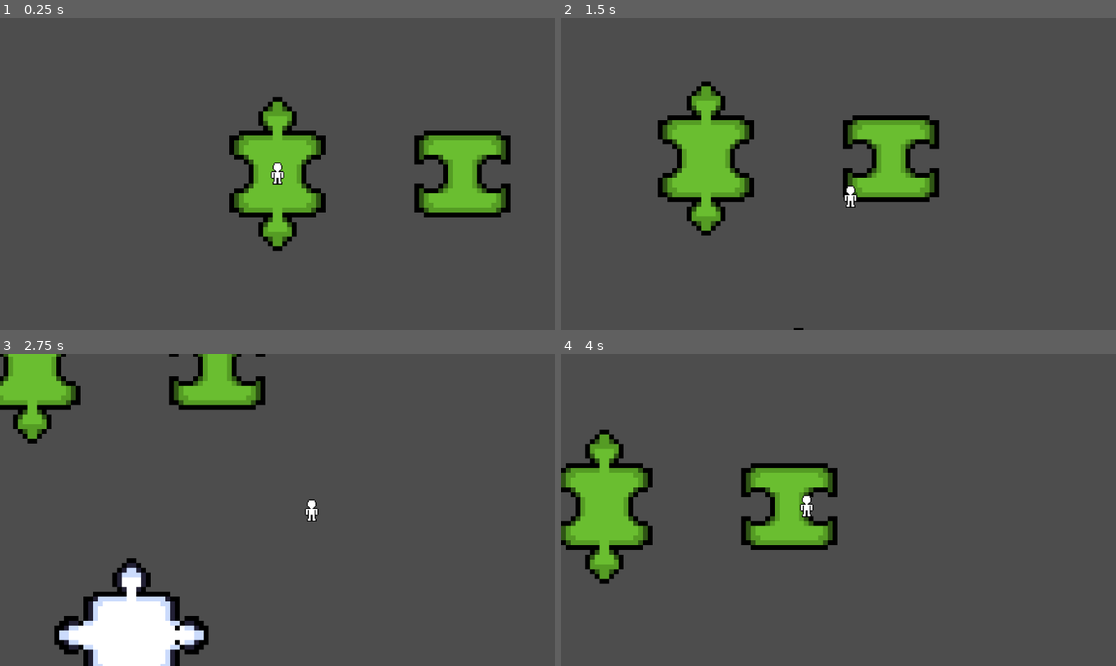
Above: before the commit, frames 1-4 (two rows, left to right).
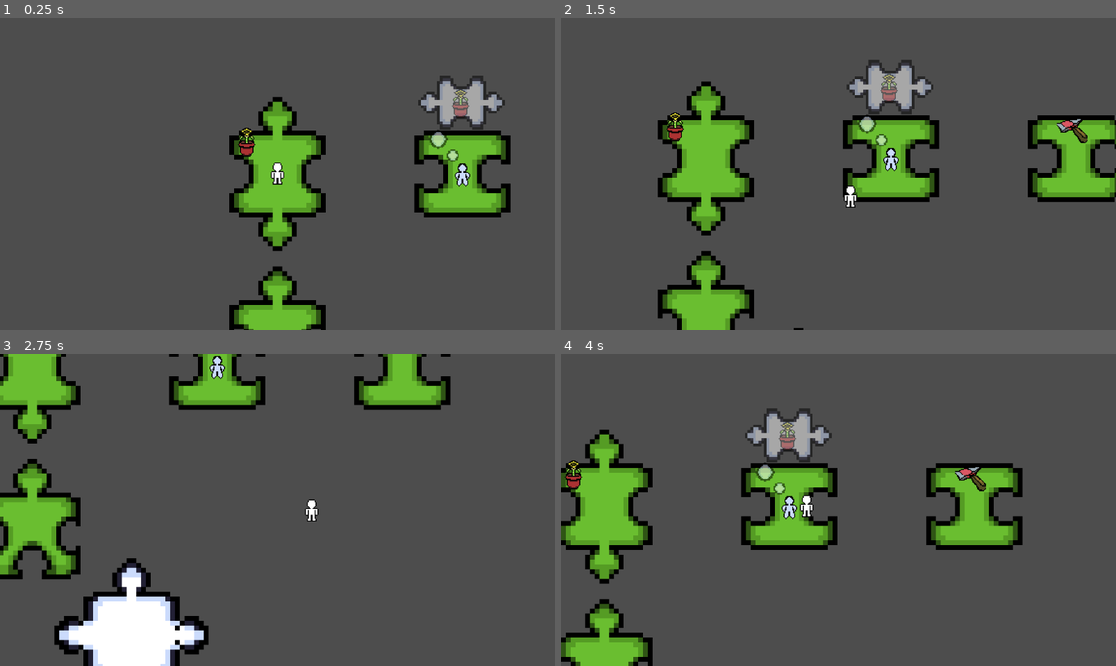
Above: after the commit, the same moments.

Repository: TomasMirandaEros/Juego-Jam
Game: Godot game, scene res://Nivel.tscn
Two runs of this game, one before a commit and one after it. Both use one fixed random seed, a clock stepped at 60 frames per second and the inputs below.
Inputs (mouse positions are in pixels of both pictures, inside the frame that each line leads up to):
- Up to frame 1 (0.25 s): no input
- Up to frame 2 (1.5 s): tap Enter at 0.5 s; move the mouse to (960, 158) at 0.52 s; hold Right (ui_right) 0.53-1.28 s; click (960, 158) at 0.6 s; move the mouse to (727, 189) at 1.27 s; hold Down (ui_down) from 1.28 s (still down); click (727, 189) at 1.35 s
- Up to frame 3 (2.75 s): move the mouse to (227, 656) at 2.02 s; release Down (ui_down) at 2.03 s; hold Right (ui_right) from 2.03 s (still down); click (227, 656) at 2.1 s
- Up to frame 4 (4 s): move the mouse to (810, 572) at 2.77 s; release Right (ui_right) at 2.78 s; hold Up (ui_up) 2.78-3.53 s; click (810, 572) at 2.85 s; move the mouse to (1005, 556) at 3.52 s; hold Left (ui_left) from 3.53 s (still down); click (1005, 556) at 3.6 s

The runs differ from the first frame. In frame 1, 4.2% of the frame differs, in the area x 41-91%, y 18-100%; in frame 2, 8.3%, in the area x 17-100%, y 13-100%; in frame 3, 6.3%; in frame 4, 8.2%.

Commit message:
0.10
el script objetos no sirve

Diff:
--- /dev/null
+++ b/Escenas/Pensamientos/PensamientoPieza_3_Bx2.tscn
@@ -0,0 +1,60 @@
+[gd_scene load_steps=5 format=3 uid="uid://dt2t5rf5s1c4a"]
+
+[ext_resource type="Texture2D" uid="uid://bfrnbqbvl2sml" path="res://sprites fichas/ficha 3_B.png" id="1_mepiu"]
+[ext_resource type="Texture2D" uid="uid://c0dbn6irdbw0p" path="res://sprites fichas/Circulo-1.png" id="2_xfbo0"]
+[ext_resource type="Texture2D" uid="uid://cctorr66rhl51" path="res://sprites fichas/Circulo-2.png" id="3_jb17q"]
+[ext_resource type="Texture2D" uid="uid://cnywbk3n265i7" path="res://sprites fichas/Hacha.png" id="4_y8ctc"]
+
+[node name="Control" type="Control"]
+texture_filter = 1
+layout_mode = 3
+anchors_preset = 15
+anchor_right = 1.0
+anchor_bottom = 1.0
+grow_horizontal = 2
+grow_vertical = 2
+
+[node name="TextureRect" type="TextureRect" parent="."]
+modulate = Color(1, 1, 1, 0.505882)
+layout_mode = 0
+offset_left = 109.0
+offset_top = -19.0
+offset_right = 199.0
+offset_bottom = 71.0
+rotation = 1.5708
+texture = ExtResource("1_mepiu")
+
+[node name="TextureRect2" type="TextureRect" parent="TextureRect"]
+layout_mode = 0
+offset_left = 63.0
+offset_top = 49.0
+offset_right = 103.0
+offset_bottom = 89.0
+texture = ExtResource("2_xfbo0")
+
+[node name="TextureRect3" type="TextureRect" parent="TextureRect/TextureRect2"]
+layout_mode = 0
+offset_left = 17.0
+offset_top = -15.0
+offset_right = 57.0
+offset_bottom = 25.0
+texture = ExtResource("3_jb17q")
+
+[node name="TextureRect" type="TextureRect" parent="TextureRect"]
+layout_mode = 0
+offset_left = 25.0002
+offset_top = 61.9999
+offset_right = 57.0002
+offset_bottom = 93.9999
+rotation = -1.5708
+texture = ExtResource("4_y8ctc")
+
+[node name="TextureRect3" type="TextureRect" parent="TextureRect"]
+modulate = Color(1, 1, 1, 0.14902)
+layout_mode = 0
+offset_left = 88.0
+offset_top = 9.99968
+offset_right = 178.0
+offset_bottom = 99.9997
+rotation = 1.5708
+texture = ExtResource("1_mepiu")
--- /dev/null
+++ b/Escenas/Pensamientos/PensamientoPieza_4_B.tscn
@@ -0,0 +1,50 @@
+[gd_scene load_steps=5 format=3 uid="uid://cioord65rjsxx"]
+
+[ext_resource type="Texture2D" uid="uid://dpwe70ga0cm2h" path="res://sprites fichas/ficha 4_B.png" id="1_18alh"]
+[ext_resource type="Texture2D" uid="uid://c0dbn6irdbw0p" path="res://sprites fichas/Circulo-1.png" id="2_jcd7d"]
+[ext_resource type="Texture2D" uid="uid://cctorr66rhl51" path="res://sprites fichas/Circulo-2.png" id="3_bg2ch"]
+[ext_resource type="Texture2D" uid="uid://ms6akocdm4fs" path="res://sprites fichas/Regadera.png" id="4_gpxq1"]
+
+[node name="Control" type="Control"]
+texture_filter = 1
+layout_mode = 3
+anchors_preset = 15
+anchor_right = 1.0
+anchor_bottom = 1.0
+grow_horizontal = 2
+grow_vertical = 2
+
+[node name="TextureRect" type="TextureRect" parent="."]
+modulate = Color(1, 1, 1, 0.505882)
+layout_mode = 0
+offset_left = 109.0
+offset_top = -19.0
+offset_right = 199.0
+offset_bottom = 71.0
+rotation = 1.5708
+texture = ExtResource("1_18alh")
+
+[node name="TextureRect2" type="TextureRect" parent="TextureRect"]
+layout_mode = 0
+offset_left = 63.0
+offset_top = 49.0
+offset_right = 103.0
+offset_bottom = 89.0
+texture = ExtResource("2_jcd7d")
+
+[node name="TextureRect3" type="TextureRect" parent="TextureRect/TextureRect2"]
+layout_mode = 0
+offset_left = 17.0
+offset_top = -15.0
+offset_right = 57.0
+offset_bottom = 25.0
+texture = ExtResource("3_bg2ch")
+
+[node name="TextureRect" type="TextureRect" parent="TextureRect"]
+layout_mode = 0
+offset_left = 31.0
+offset_top = 62.0
+offset_right = 63.0
+offset_bottom = 94.0
+rotation = -1.5708
+texture = ExtResource("4_gpxq1")
--- /dev/null
+++ b/Escenas/Piezas/Verdes/Pieza5 verde.tscn
@@ -0,0 +1,9 @@
+[gd_scene load_steps=2 format=3 uid="uid://dp5q2ww6m5dmk"]
+
+[ext_resource type="Texture2D" uid="uid://fbn0toktwjpk" path="res://sprites fichas/pieza 5.png" id="1_bhi1b"]
+
+[node name="Node2D" type="Node2D"]
+
+[node name="Sprite2D" type="Sprite2D" parent="."]
+scale = Vector2(5, 5)
+texture = ExtResource("1_bhi1b")
--- /dev/null
+++ b/Escenas/elementosEspecificos/Flor.tscn
@@ -0,0 +1,21 @@
+[gd_scene load_steps=4 format=3 uid="uid://srx1ryls370l"]
+
+[ext_resource type="Script" path="res://Scripts/Objetos.gd" id="1_1h3oh"]
+[ext_resource type="Texture2D" uid="uid://boltgjlkyuccr" path="res://sprites fichas/Flor.png" id="1_x3hmp"]
+
+[sub_resource type="CapsuleShape2D" id="CapsuleShape2D_fvreb"]
+radius = 9.0
+height = 21.875
+
+[node name="Flor" type="Node2D" groups=["Flor"]]
+script = ExtResource("1_1h3oh")
+
+[node name="Node2D" type="Area2D" parent="."]
+
+[node name="CollisionShape2D" type="CollisionShape2D" parent="Node2D" groups=["Flor"]]
+position = Vector2(0, 4)
+scale = Vector2(1, 0.64)
+shape = SubResource("CapsuleShape2D_fvreb")
+
+[node name="Sprite2D" type="Sprite2D" parent="." groups=["Flor"]]
+texture = ExtResource("1_x3hmp")
--- /dev/null
+++ b/Escenas/elementosEspecificos/Regadera.tscn
@@ -0,0 +1,22 @@
+[gd_scene load_steps=4 format=3 uid="uid://btdx5yflq1m5w"]
+
+[ext_resource type="Script" path="res://Scripts/Objetos.gd" id="1_4rifk"]
+[ext_resource type="Texture2D" uid="uid://ms6akocdm4fs" path="res://sprites fichas/Regadera.png" id="2_q3oaf"]
+
+[sub_resource type="CapsuleShape2D" id="CapsuleShape2D_fvreb"]
+radius = 9.0
+height = 21.875
+
+[node name="Flor" type="Node2D" groups=["Flor"]]
+script = ExtResource("1_4rifk")
+
+[node name="Node2D" type="Area2D" parent="."]
+
+[node name="CollisionShape2D" type="CollisionShape2D" parent="Node2D" groups=["Flor"]]
+position = Vector2(0, 4)
+scale = Vector2(1, 0.64)
+shape = SubResource("CapsuleShape2D_fvreb")
+
+[node name="Sprite2D" type="Sprite2D" parent="." groups=["Flor"]]
+position = Vector2(-7, 0)
+texture = ExtResource("2_q3oaf")
--- /dev/null
+++ b/Escenas/elementosEspecificos/hacha.tscn
@@ -0,0 +1,22 @@
+[gd_scene load_steps=4 format=3 uid="uid://3jtr8c15ngp7"]
+
+[ext_resource type="Script" path="res://Scripts/Objetos.gd" id="1_q48oj"]
+[ext_resource type="Texture2D" uid="uid://cnywbk3n265i7" path="res://sprites fichas/Hacha.png" id="2_om4cc"]
+
+[sub_resource type="CapsuleShape2D" id="CapsuleShape2D_fvreb"]
+radius = 9.0
+height = 21.875
+
+[node name="Flor" type="Node2D" groups=["Flor"]]
+script = ExtResource("1_q48oj")
+
+[node name="Node2D" type="Area2D" parent="."]
+
+[node name="CollisionShape2D" type="CollisionShape2D" parent="Node2D" groups=["Flor"]]
+position = Vector2(0, 4)
+scale = Vector2(1, 0.64)
+shape = SubResource("CapsuleShape2D_fvreb")
+
+[node name="Sprite2D" type="Sprite2D" parent="." groups=["Flor"]]
+position = Vector2(-4, 0)
+texture = ExtResource("2_om4cc")
--- a/Escenas/npc.tscn
+++ b/Escenas/npc.tscn
@@ -1,15 +1,26 @@
-[gd_scene load_steps=3 format=3 uid="uid://d3es4arler8yv"]
+[gd_scene load_steps=5 format=3 uid="uid://d3es4arler8yv"]
 
 [ext_resource type="Texture2D" uid="uid://fjuijexbtcil" path="res://sprites fichas/PJ-2.png" id="1_2je2m"]
+[ext_resource type="Script" path="res://Scripts/npc.gd" id="1_gysyx"]
 [ext_resource type="PackedScene" uid="uid://dk37evnwulvyx" path="res://Escenas/Pensamientos/PensamientoPieza 1_B .tscn" id="2_q75lo"]
 
+[sub_resource type="CapsuleShape2D" id="CapsuleShape2D_havj2"]
+radius = 5.0
+height = 10.0
+
 [node name="NPC" type="CharacterBody2D"]
+script = ExtResource("1_gysyx")
 
 [node name="Sprite2D" type="Sprite2D" parent="."]
 texture = ExtResource("1_2je2m")
 
-[node name="Control" parent="." instance=ExtResource("2_q75lo")]
+[node name="Control1" parent="." instance=ExtResource("2_q75lo")]
 offset_left = -65.0
 offset_top = -100.0
 offset_right = -65.0
 offset_bottom = -100.0
+metadata/_edit_use_anchors_ = true
+
+[node name="CollisionShape2D" type="CollisionShape2D" parent="."]
+position = Vector2(0, 9)
+shape = SubResource("CapsuleShape2D_havj2")
--- /dev/null
+++ b/Escenas/npc_2.tscn
@@ -0,0 +1,25 @@
+[gd_scene load_steps=5 format=3 uid="uid://bdtj7ga58rrv3"]
+
+[ext_resource type="Script" path="res://Scripts/npc.gd" id="1_hpwyn"]
+[ext_resource type="Texture2D" uid="uid://fjuijexbtcil" path="res://sprites fichas/PJ-2.png" id="2_4g8en"]
+[ext_resource type="PackedScene" uid="uid://dt2t5rf5s1c4a" path="res://Escenas/Pensamientos/PensamientoPieza_3_Bx2.tscn" id="3_2p5l7"]
+
+[sub_resource type="CapsuleShape2D" id="CapsuleShape2D_havj2"]
+radius = 5.0
+height = 10.0
+
+[node name="NPC" type="CharacterBody2D"]
+script = ExtResource("1_hpwyn")
+
+[node name="Sprite2D" type="Sprite2D" parent="."]
+texture = ExtResource("2_4g8en")
+
+[node name="CollisionShape2D" type="CollisionShape2D" parent="."]
+position = Vector2(0, 9)
+shape = SubResource("CapsuleShape2D_havj2")
+
+[node name="Control" parent="." instance=ExtResource("3_2p5l7")]
+offset_left = -71.0
+offset_top = -97.0
+offset_right = -71.0
+offset_bottom = -97.0
--- a/Nivel.tscn
+++ b/Nivel.tscn
@@ -1,9 +1,13 @@
-[gd_scene load_steps=5 format=3 uid="uid://bo4fylwsexak2"]
+[gd_scene load_steps=9 format=3 uid="uid://bo4fylwsexak2"]
 
 [ext_resource type="PackedScene" uid="uid://bwlirblhgesa2" path="res://Escenas/Piezas/Verdes/pieza_verde_1.tscn" id="2_5syik"]
 [ext_resource type="PackedScene" uid="uid://c3x8wjay2v1tm" path="res://Escenas/character_body_2d.tscn" id="2_sr8hk"]
+[ext_resource type="PackedScene" uid="uid://srx1ryls370l" path="res://Escenas/elementosEspecificos/Flor.tscn" id="3_05r5i"]
 [ext_resource type="PackedScene" uid="uid://cknheak3qlgq0" path="res://Escenas/Piezas/Blancas/pieza_blanca.tscn" id="3_lmfi0"]
 [ext_resource type="PackedScene" uid="uid://bcucqtq3okgws" path="res://Escenas/Piezas/Verdes/pieza_verde_2.tscn" id="3_vo40h"]
+[ext_resource type="PackedScene" uid="uid://d3es4arler8yv" path="res://Escenas/npc.tscn" id="6_pwg1v"]
+[ext_resource type="PackedScene" uid="uid://dp5q2ww6m5dmk" path="res://Escenas/Piezas/Verdes/Pieza5 verde.tscn" id="7_tlkc6"]
+[ext_resource type="PackedScene" uid="uid://3jtr8c15ngp7" path="res://Escenas/elementosEspecificos/hacha.tscn" id="8_h4mco"]
 
 [node name="Ecenario" type="Node2D"]
 
@@ -18,10 +22,28 @@
 collision_mask = 2
 
 [node name="Pieza_verde" parent="TileMap" instance=ExtResource("2_5syik")]
+light_mask = 512
+visibility_layer = 512
 position = Vector2(64, -32)
+
+[node name="Node2D" parent="TileMap/Pieza_verde" instance=ExtResource("3_05r5i")]
+position = Vector2(-32, -32)
 
 [node name="Pieza_blanca" parent="TileMap" instance=ExtResource("3_lmfi0")]
 position = Vector2(160, 224)
 
 [node name="Pieza_verde_2" parent="TileMap" instance=ExtResource("3_vo40h")]
+light_mask = 512
+visibility_layer = 512
 position = Vector2(256, -32)
+
+[node name="NPC" parent="TileMap/Pieza_verde_2" instance=ExtResource("6_pwg1v")]
+
+[node name="Pieza_verde_2" parent="." instance=ExtResource("3_vo40h")]
+position = Vector2(448, -32)
+
+[node name="Node2D" parent="." instance=ExtResource("7_tlkc6")]
+position = Vector2(64, 144)
+
+[node name="Flor" parent="." instance=ExtResource("8_h4mco")]
+position = Vector2(448, -64)
--- /dev/null
+++ b/Scripts/Objetos.gd
@@ -0,0 +1,34 @@
+extends Node2D
+'''
+Lopez no puedo hacer que este script funcione deberia hacer
+que la flor se mueva peor no se mueve ni por puta
+'''
+var press: bool = false
+var move: bool = false
+var moviendo: bool = false
+
+# Called every frame. 'delta' is the elapsed time since the previous frame.
+func _process(delta):
+	print(press)
+	if press and not move:
+		moviendo = true
+		position = lerp(position, get_global_mouse_position(), 25 * delta)
+		z_index = 10
+	else:
+		moviendo = false
+		z_index = 1
+
+func _on_area_2d_input_event(viewport, event, shape_idx):
+	if event is InputEventMouseButton:
+		if event.button_index == MOUSE_BUTTON_LEFT:
+			press = event.pressed
+			if press:
+				move = true
+
+func _on_area_2d_body_entered(body):
+	if not moviendo:
+		move = true
+
+func _on_area_2d_body_exited(body):
+	if not moviendo:
+		move = false
--- /dev/null
+++ b/Scripts/npc.gd
@@ -0,0 +1,20 @@
+extends CharacterBody2D
+
+var Condicion: bool
+
+func _ready():
+	Condicion = false
+
+func _process(delta):
+	if Condicion:
+		# Desactivar un Control y Activar otro (ajusta los nombres según tu escena)
+		var nueva_instancia = preload("res://Escenas/Piezas/Blancas/pieza_blanca.tscn").instance()
+		add_child(nueva_instancia)
+		$Control1.visible = false
+	else:
+		# Activar un Control y Desactivar otro
+		$Control1.visible = true
+
+func _on_Area2D_body_entered(body):
+	if body.is_in_group("Flor"):
+		Condicion = true
Not shown: 1 places in Escenas/Piezas/Blancas/pieza_blanca.tscn that only renumber resources
Not shown: 1 places in Escenas/Piezas/Verdes/pieza_verde_1.tscn that only renumber resources
